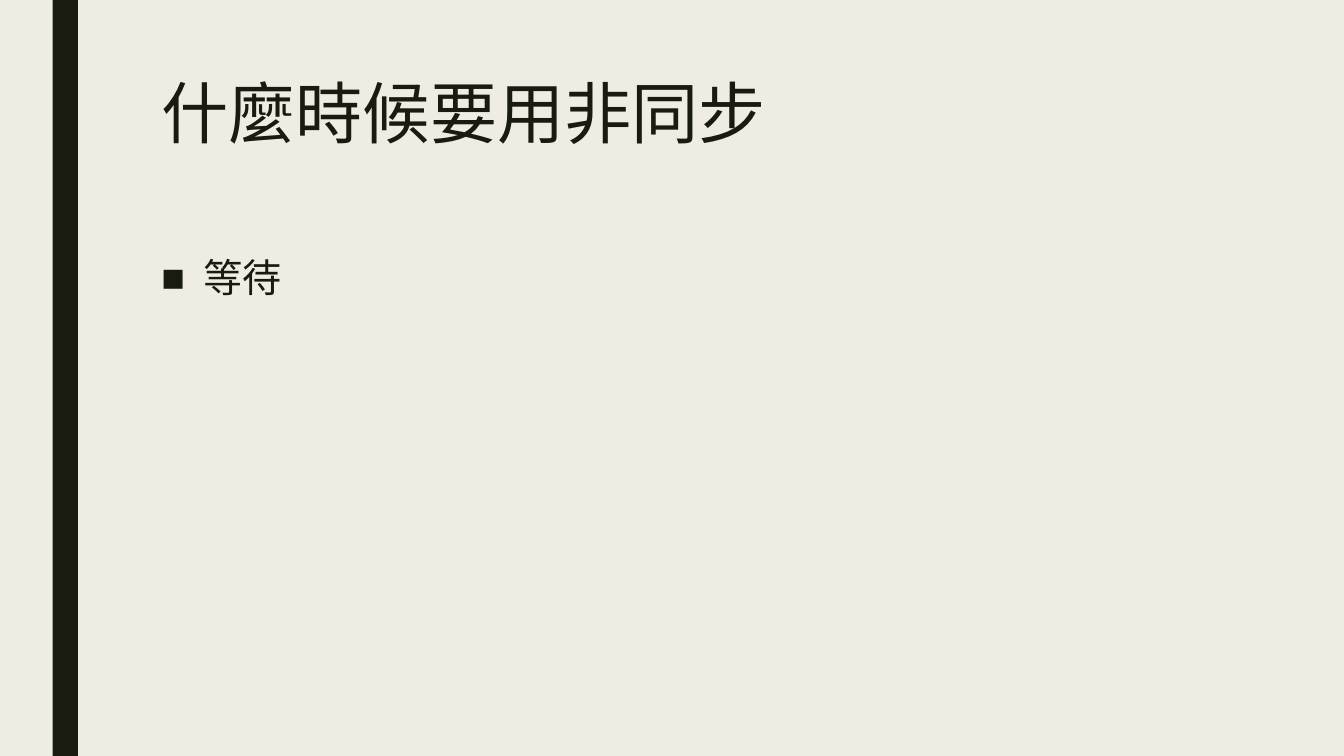
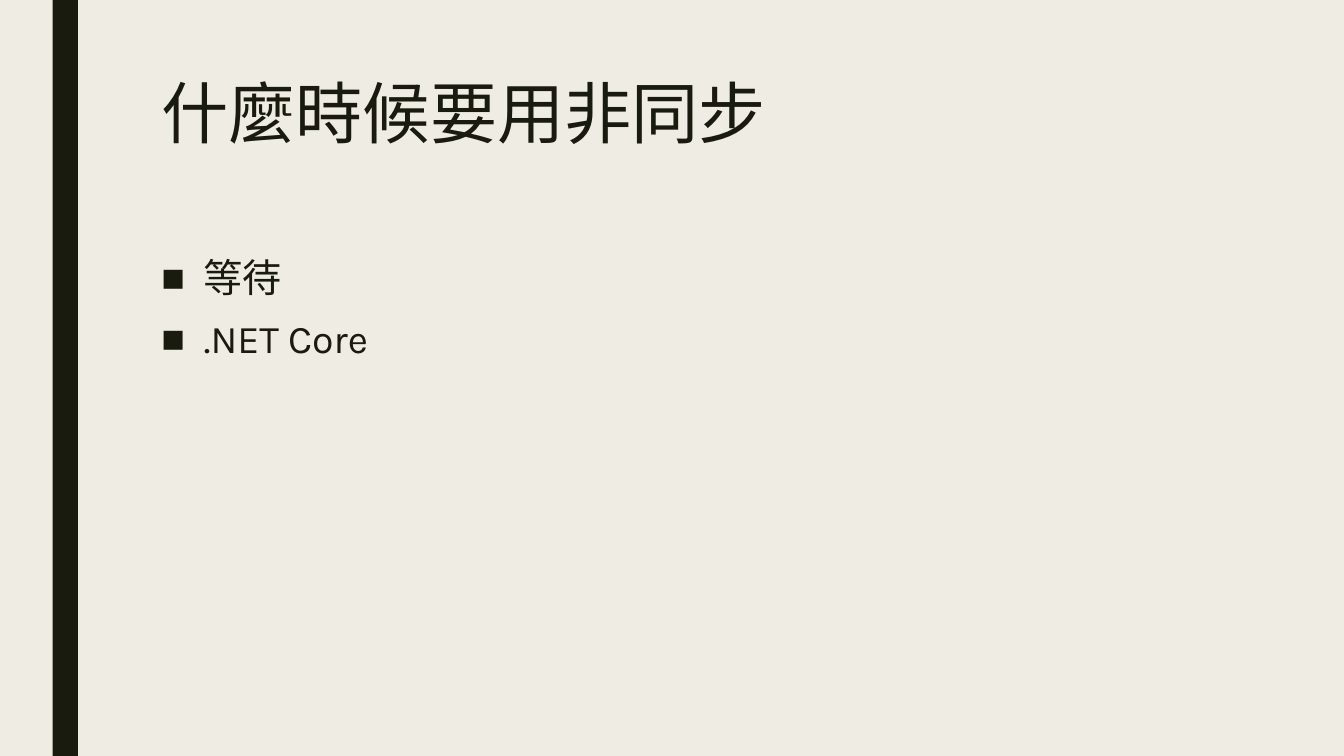
Before and after one commit to ryans610/.NET-Async-Basic, a slide deck: slide 9 of .NET非同步入門.pptx. Drawn at 1344x756 pixels with LibreOffice and Linux fonts; fonts in the diff are those of the drawing. Boxes give left, top, right and bottom in pixels: in the first picture for what was removed or moved away, otherwise in the second. Text is boxed around its words. In the diff, an @@ line names an element or a change of style, - is before the commit and + after.

Commit message:
sync

```diff
--- a/.NET非同步入門.pptx
+++ b/.NET非同步入門.pptx
@@ text at [204, 328, 368, 354]: paragraph added @@
+■ .NET Core
```
